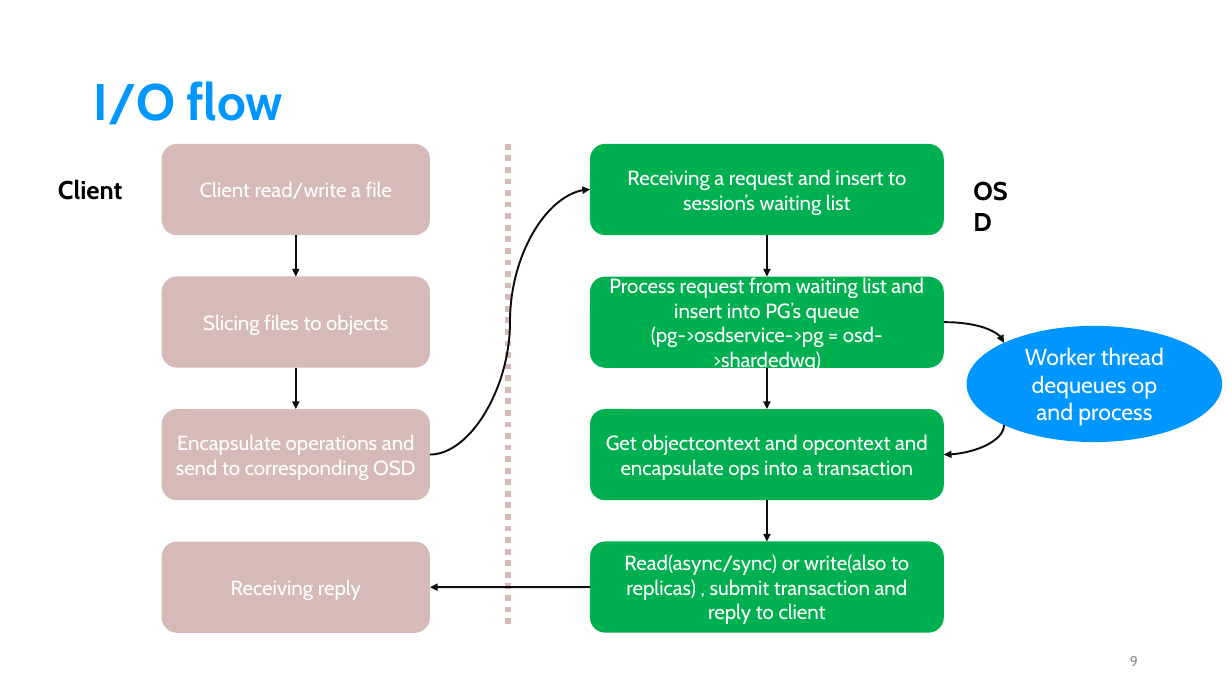
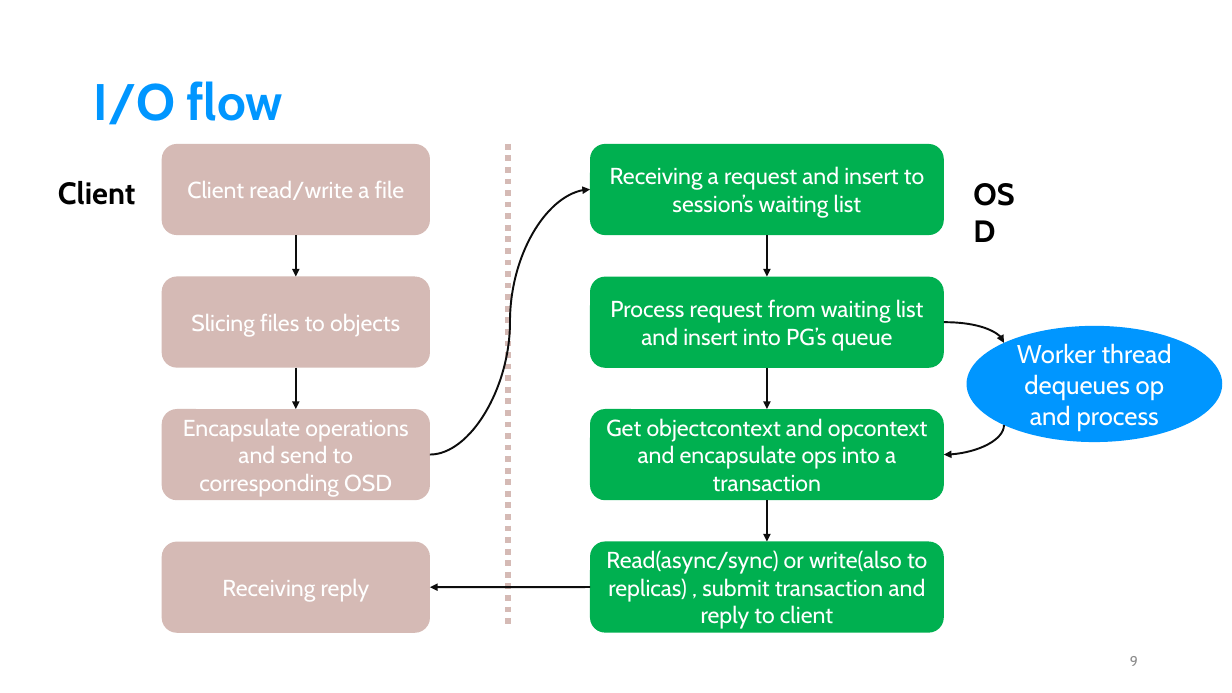
Before and after one commit to Youxu-Chen/Document-Ceph, a slide deck: slide 9 of RADOS.pptx. Drawn at 1232x693 pixels with LibreOffice and Linux fonts; fonts in the diff are those of the drawing. Boxes give left, top, right and bottom in pixels: in the first picture for what was removed or moved away, otherwise in the second. Text is boxed around its words. In the diff, an @@ line names an element or a change of style, - is before the commit and + after.

```diff
--- a/RADOS.pptx
+++ b/RADOS.pptx
@@ text "Client" at (58,181,136,205): size 20 to 24 pt @@
@@ text "OSD" at (965,170,1046,216): size 20 to 24 pt @@
@@ size 16 to 18 pt in 8 elements at (162,144,430,236), (162,276,430,368), (162,409,430,501), (591,144,945,236), (591,409,945,501), (591,542,945,633), (162,542,430,633), (591,276,945,368) @@
@@ text in rounded rectangle at (651,326,883,373): paragraph removed @@
-(pg->osdservice->pg = osd->shardedwq)
@@ ellipse "Worker thread dequeues op and ..." at (967,326,1223,443): size 18 to 20 pt @@
```
Also in this commit, not shown: 11 other slides changed, 1 slide added.
